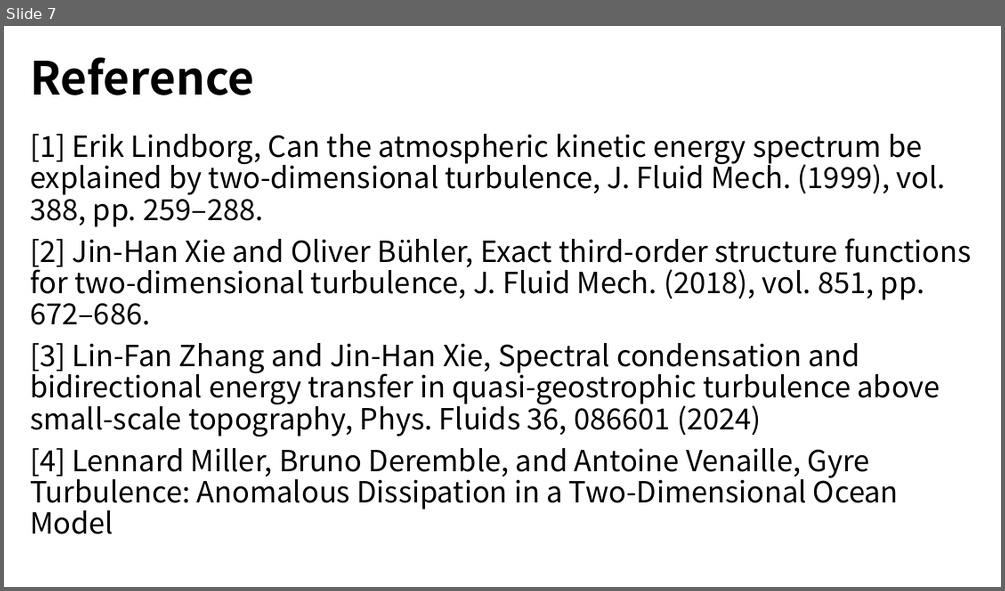
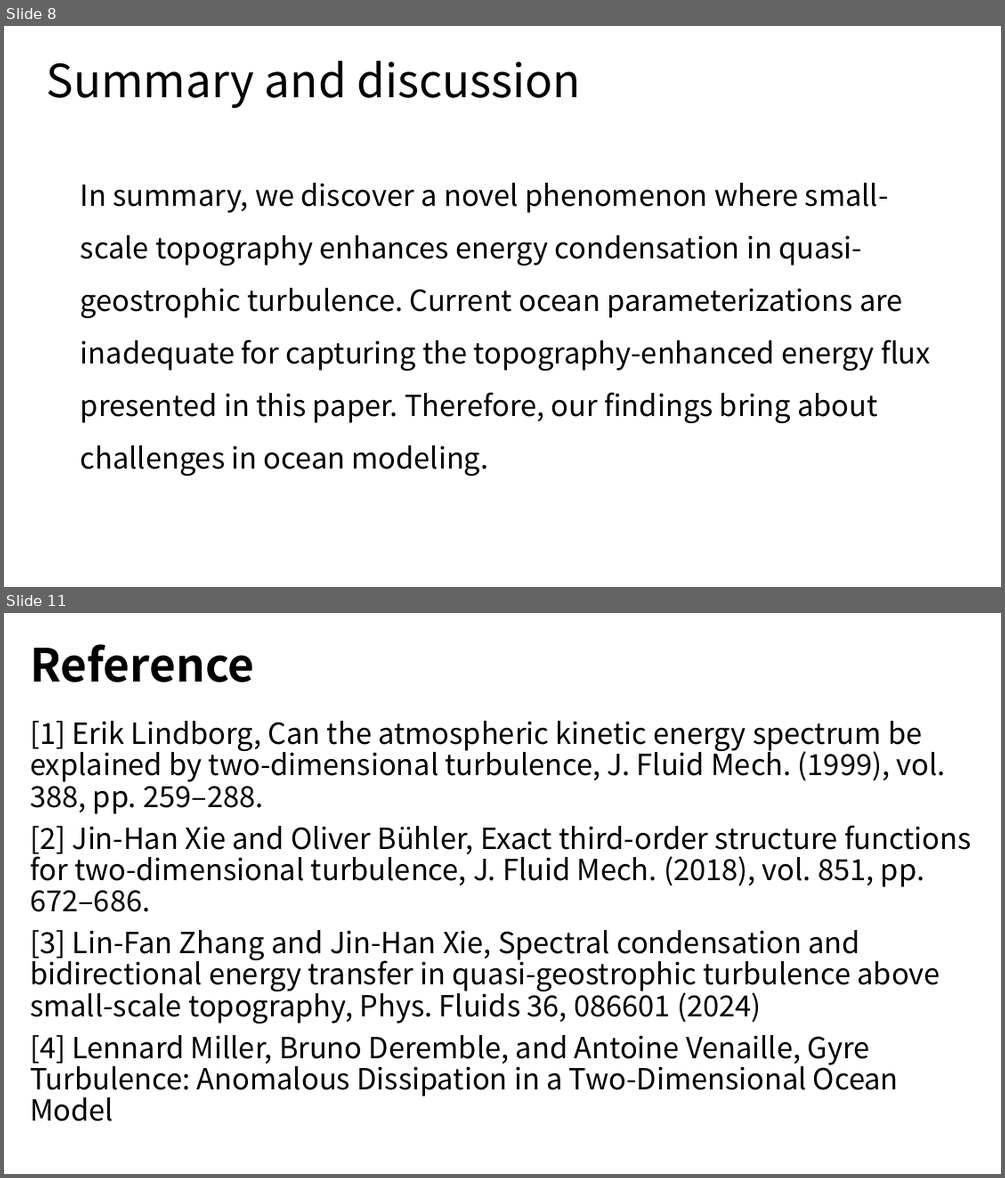
Before and after one commit to yangziang03/yangziang03.github.io, a slide deck: mypaper/thesis/Research1.pptx. Shown one above the other, each under a label of ours: slide 7 before the commit, slides 8 and 11 after it; the slides between them are not shown. The pictures are 1005x591 and 1005x1178 pixels, drawn with LibreOffice and Linux fonts; fonts in the diff are those of the drawing. Boxes give left, top, right and bottom in pixels: in the first picture for what was removed or moved away, otherwise in the second. Text is boxed around its words. In the diff, an @@ line names an element or a change of style, - is before the commit and + after.

```diff
--- a/mypaper/thesis/Research1.pptx
+++ b/mypaper/thesis/Research1.pptx
@@ slide 8 added at [4,26,1001,587], background #FFFFFF @@
@@ title added at [47,61,581,108], 44 pt, text #000000 @@
+Summary and discussion
@@ text added at [81,183,930,475], 28 pt, text #000000 @@
+In summary, we discover a novel phenomenon where small-scale topography enhances energy condensation in quasi-geostrophic turbulence. Current ocean parameterizations are inadequate for capturing the topography-enhanced energy flux presented in this paper. Therefore, our findings bring about challenges in ocean modeling.
@@ what was slide 7 is now slide 11 @@
```
Also in this commit, not shown: 1 slide changed, 8 other slides added, 5 slides removed, 1 other file.
